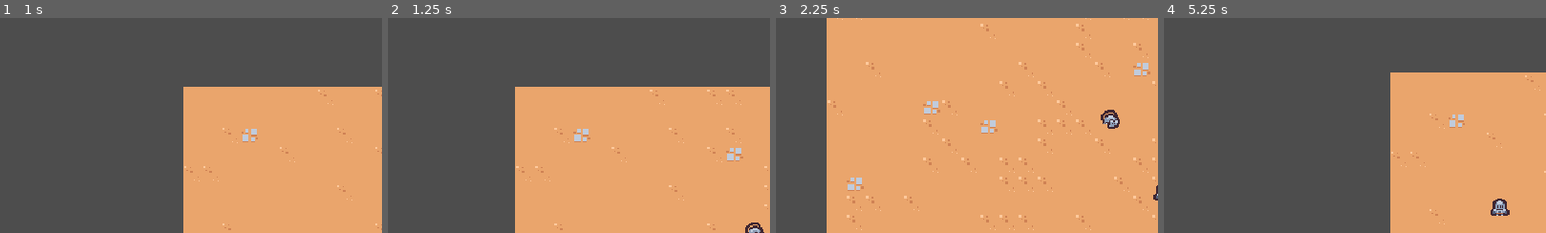
Above: before the commit, frames 1-4 (left to right).
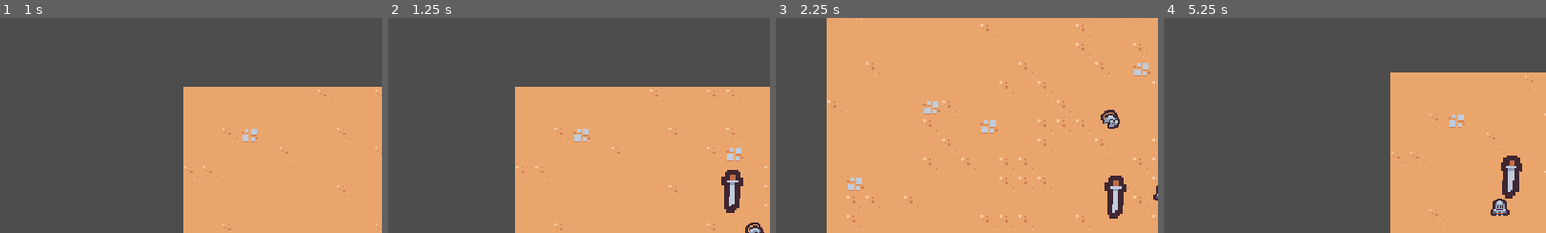
Above: after the commit, the same moments.

Repository: fguillen/2DSurvivorsCourse
Game: Godot game, scene res://Scenes/Main/Main.tscn
Two runs of this game, one before a commit and one after it. Both use one fixed random seed, a clock stepped at 60 frames per second and the inputs below.
Inputs:
- Up to frame 1 (1 s): hold D (move_right) from 0.53 s (still down)
- Up to frame 2 (1.25 s): keep holding D (move_right)
- Up to frame 3 (2.25 s): release D (move_right) at 1.28 s; hold S (move_down) 1.28-2.03 s; hold D (move_right) from 2.03 s (still down)
- Up to frame 4 (5.25 s): release D (move_right) at 2.78 s; hold W (move_up) 2.78-3.53 s; hold A (move_left) 3.53-5.03 s; hold S (move_down) from 5.03 s (still down)
The pictures show only the part of the screen within x 4-54%, y 12-62%; the shares and areas given below are measured in that part.

Frame 1 is identical in both runs. In frame 2, 0.8% of the frame differs, in the area x 87-93%, y 70-91%; in frame 3, 0.8%; in frame 4, 0.9%, in the area x 88-94%, y 64-84%.

Commit message:
Sword ability

Diff:
--- a/Scenes/Player/Player.tscn
+++ b/Scenes/Player/Player.tscn
@@ -1,7 +1,8 @@
-[gd_scene load_steps=4 format=3 uid="uid://cxw8s4d2im7he"]
+[gd_scene load_steps=5 format=3 uid="uid://cxw8s4d2im7he"]
 
 [ext_resource type="Script" path="res://Scenes/Player/Player.gd" id="1_5qcf4"]
 [ext_resource type="Texture2D" uid="uid://c4cj3derl7n8c" path="res://Scenes/Player/Player_Sprite.png" id="1_xn35m"]
+[ext_resource type="PackedScene" uid="uid://07vxyye27dnq" path="res://Scenes/abilities/sword/sword_ability_controller.tscn" id="3_xvco3"]
 
 [sub_resource type="CircleShape2D" id="CircleShape2D_hn5t8"]
 radius = 5.0
@@ -10,6 +11,8 @@
 collision_layer = 0
 script = ExtResource("1_5qcf4")
 
+[node name="SwordAbilityController" parent="." instance=ExtResource("3_xvco3")]
+
 [node name="Sprite2D" type="Sprite2D" parent="."]
 position = Vector2(0, -8)
 texture = ExtResource("1_xn35m")
--- /dev/null
+++ b/Scenes/abilities/sword/sword_ability.tscn
@@ -0,0 +1,92 @@
+[gd_scene load_steps=5 format=3 uid="uid://ddb6uc35gk2vi"]
+
+[ext_resource type="Texture2D" uid="uid://2k10k5l071qi" path="res://Scenes/abilities/sword/sword.png" id="1_br17t"]
+
+[sub_resource type="Animation" id="Animation_73uiy"]
+resource_name = "swing"
+length = 0.5
+tracks/0/type = "value"
+tracks/0/imported = false
+tracks/0/enabled = true
+tracks/0/path = NodePath(".:rotation")
+tracks/0/interp = 2
+tracks/0/loop_wrap = true
+tracks/0/keys = {
+"times": PackedFloat32Array(0, 0.2, 0.5),
+"transitions": PackedFloat32Array(3.4822, 1.62451, 1),
+"update": 0,
+"values": [0.0, 3.14159, -0.349066]
+}
+tracks/1/type = "value"
+tracks/1/imported = false
+tracks/1/enabled = true
+tracks/1/path = NodePath(".:scale")
+tracks/1/interp = 2
+tracks/1/loop_wrap = true
+tracks/1/keys = {
+"times": PackedFloat32Array(0, 0.1, 0.3, 0.5),
+"transitions": PackedFloat32Array(1, 1, 3.86374, 1),
+"update": 0,
+"values": [Vector2(0.1, 0.1), Vector2(2, 2), Vector2(2, 2), Vector2(0.1, 0.1)]
+}
+tracks/2/type = "method"
+tracks/2/imported = false
+tracks/2/enabled = true
+tracks/2/path = NodePath("..")
+tracks/2/interp = 1
+tracks/2/loop_wrap = true
+tracks/2/keys = {
+"times": PackedFloat32Array(0.5),
+"transitions": PackedFloat32Array(1),
+"values": [{
+"args": [],
+"method": &"queue_free"
+}]
+}
+
+[sub_resource type="Animation" id="Animation_ycdl6"]
+length = 0.001
+tracks/0/type = "value"
+tracks/0/imported = false
+tracks/0/enabled = true
+tracks/0/path = NodePath(".:rotation")
+tracks/0/interp = 1
+tracks/0/loop_wrap = true
+tracks/0/keys = {
+"times": PackedFloat32Array(0),
+"transitions": PackedFloat32Array(1),
+"update": 0,
+"values": [0.0]
+}
+tracks/1/type = "value"
+tracks/1/imported = false
+tracks/1/enabled = true
+tracks/1/path = NodePath(".:scale")
+tracks/1/interp = 1
+tracks/1/loop_wrap = true
+tracks/1/keys = {
+"times": PackedFloat32Array(0),
+"transitions": PackedFloat32Array(1),
+"update": 0,
+"values": [Vector2(0.1, 0.1)]
+}
+
+[sub_resource type="AnimationLibrary" id="AnimationLibrary_at8du"]
+_data = {
+"RESET": SubResource("Animation_ycdl6"),
+"swing": SubResource("Animation_73uiy")
+}
+
+[node name="SwordAbility" type="Node2D"]
+
+[node name="AnimationPlayer" type="AnimationPlayer" parent="."]
+root_node = NodePath("../Sprite2D")
+autoplay = "swing"
+libraries = {
+"": SubResource("AnimationLibrary_at8du")
+}
+
+[node name="Sprite2D" type="Sprite2D" parent="."]
+scale = Vector2(0.1, 0.1)
+texture = ExtResource("1_br17t")
+offset = Vector2(0, -3)
--- /dev/null
+++ b/Scenes/abilities/sword/sword_ability_controller.gd
@@ -0,0 +1,15 @@
+extends Node2D
+
+@export var sword_ability: PackedScene
+
+@onready var _timer := $Timer
+
+
+func _ready():
+	_timer.timeout.connect(_on_timer_timeout)
+
+
+func _on_timer_timeout():
+	var sword := sword_ability.instantiate() as Node2D
+	get_tree().get_root().add_child(sword)
+	sword.global_position = global_position
--- /dev/null
+++ b/Scenes/abilities/sword/sword_ability_controller.tscn
@@ -0,0 +1,11 @@
+[gd_scene load_steps=3 format=3 uid="uid://07vxyye27dnq"]
+
+[ext_resource type="Script" path="res://Scenes/abilities/sword/sword_ability_controller.gd" id="1_d3ts5"]
+[ext_resource type="PackedScene" uid="uid://ddb6uc35gk2vi" path="res://Scenes/abilities/sword/sword_ability.tscn" id="2_i0415"]
+
+[node name="SwordAbilityController" type="Node2D"]
+script = ExtResource("1_d3ts5")
+sword_ability = ExtResource("2_i0415")
+
+[node name="Timer" type="Timer" parent="."]
+autostart = true
Binary file added: Scenes/abilities/sword/sword.png
Not shown, added: Scenes/abilities/sword/sword.png.import
